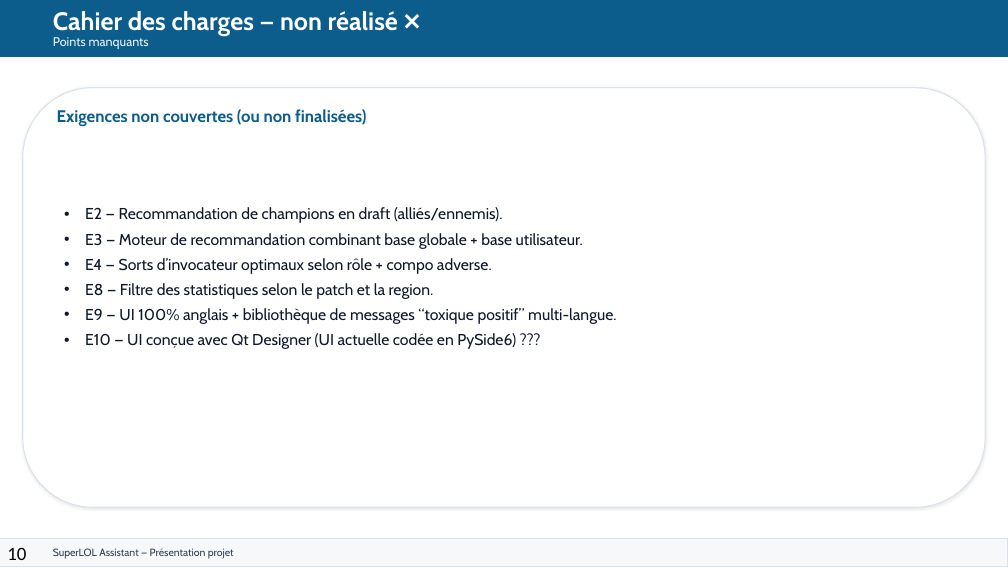
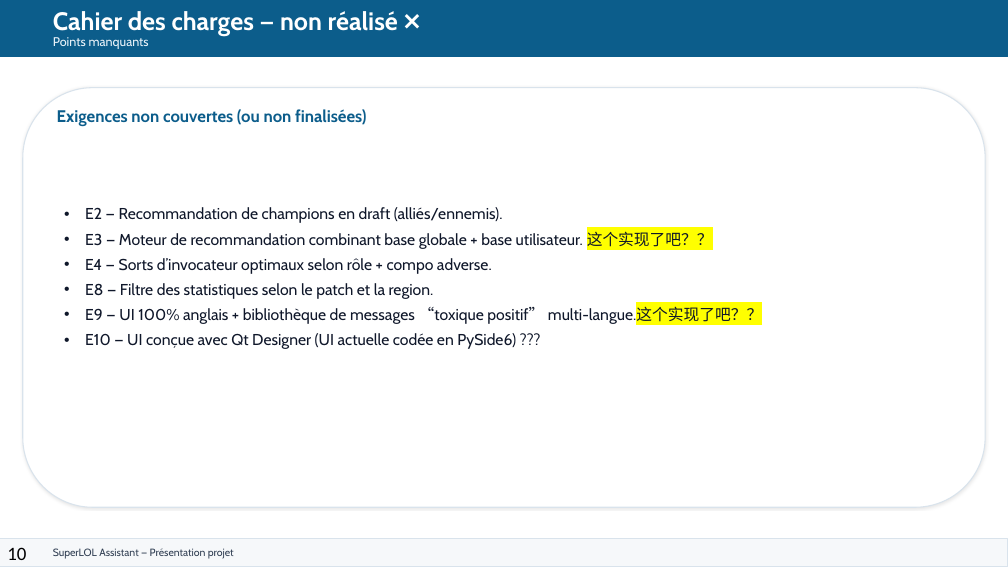
Before and after one commit to monsieurazazel-lgtm/PAI_2025_LEI_ZHANG_superLOLassistant, a slide deck: slide 10 of Soutenance_SuperLOL_Presentation.pptx. Drawn at 1008x567 pixels with LibreOffice and Linux fonts; fonts in the diff are those of the drawing. Boxes give left, top, right and bottom in pixels: in the first picture for what was removed or moved away, otherwise in the second. Text is boxed around its words. In the diff, an @@ line names an element or a change of style, - is before the commit and + after.

Commit message:
added some content in slides

```diff
--- a/Soutenance_SuperLOL_Presentation.pptx
+++ b/Soutenance_SuperLOL_Presentation.pptx
@@ text at [85,231,713,249]: text changed @@
-• E3 — Moteur de recommandation combinant base globale + base utilisateur.
+• E3 — Moteur de recommandation combinant base globale + base utilisateur. 这个实现了吧？？
@@ text at [85,307,762,325]: text changed @@
-• E9 — UI 100% anglais + bibliothèque de messages “toxique positif” multi-langue.
+• E9 — UI 100% anglais + bibliothèque de messages “toxique positif” multi-langue.这个实现了吧？？
```
Also in this commit, not shown: 1 other file.
